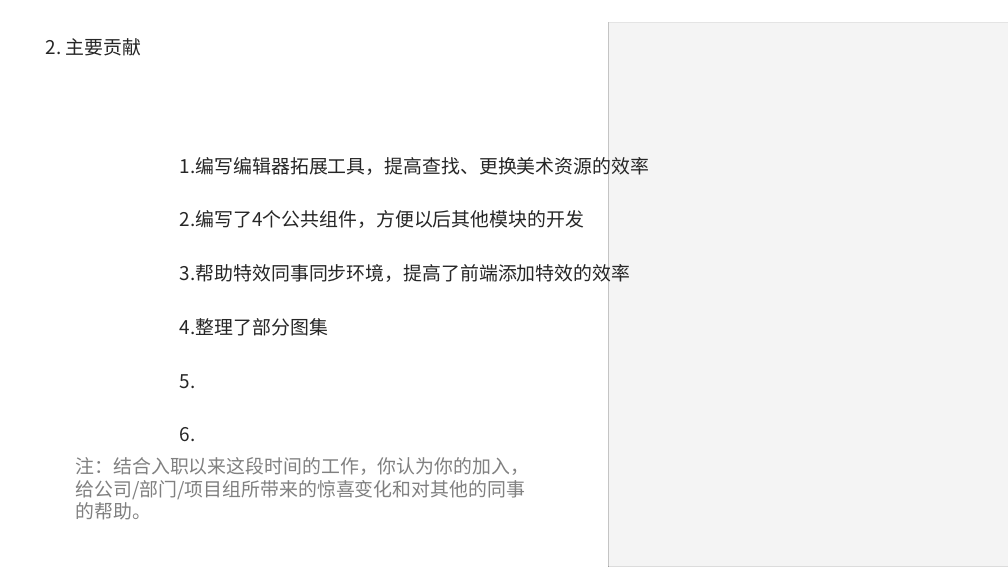
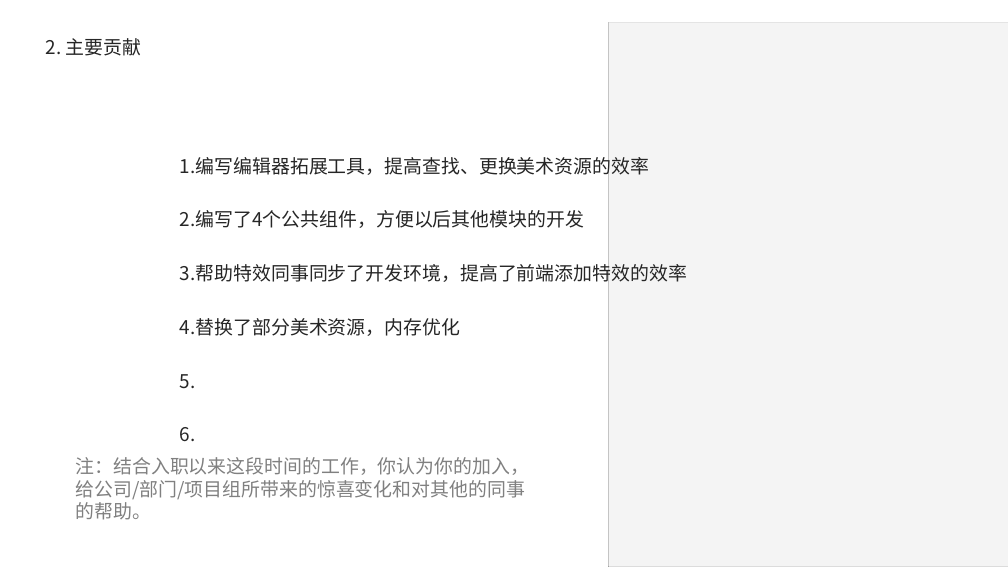
Before and after one commit to Hengle/UnityLearn-1, a slide deck: slide 4 of 转正答辩PPT_篮球前端_王祖雄.pptx. Drawn at 1008x567 pixels with LibreOffice and Linux fonts; fonts in the diff are those of the drawing; grey boxes stand for pictures; background and template pictures are left out. Boxes give left, top, right and bottom in pixels: in the first picture for what was removed or moved away, otherwise in the second. Text is boxed around its words. In the diff, an @@ line names an element or a change of style, - is before the commit and + after.

```diff
--- a/转正答辩PPT_篮球前端_王祖雄.pptx
+++ b/转正答辩PPT_篮球前端_王祖雄.pptx
@@ text at box(180, 261, 687, 336): text changed @@
-3.帮助特效同事同步环境，提高了前端添加特效的效率
-4.整理了部分图集
+3.帮助特效同事同步了开发环境，提高了前端添加特效的效率
+4.替换了部分美术资源，内存优化
```
Also in this commit, not shown: 4 other slides changed.
